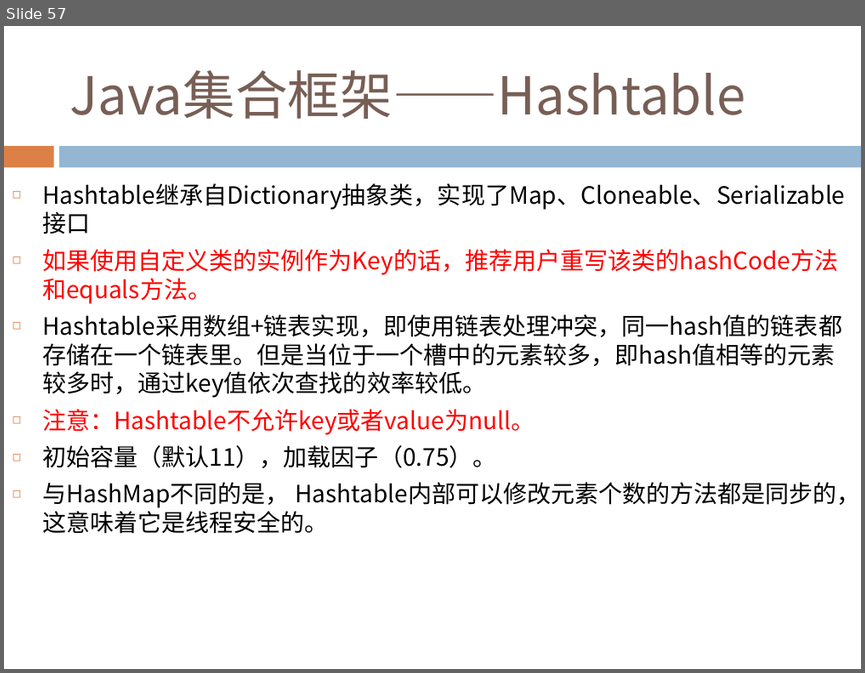
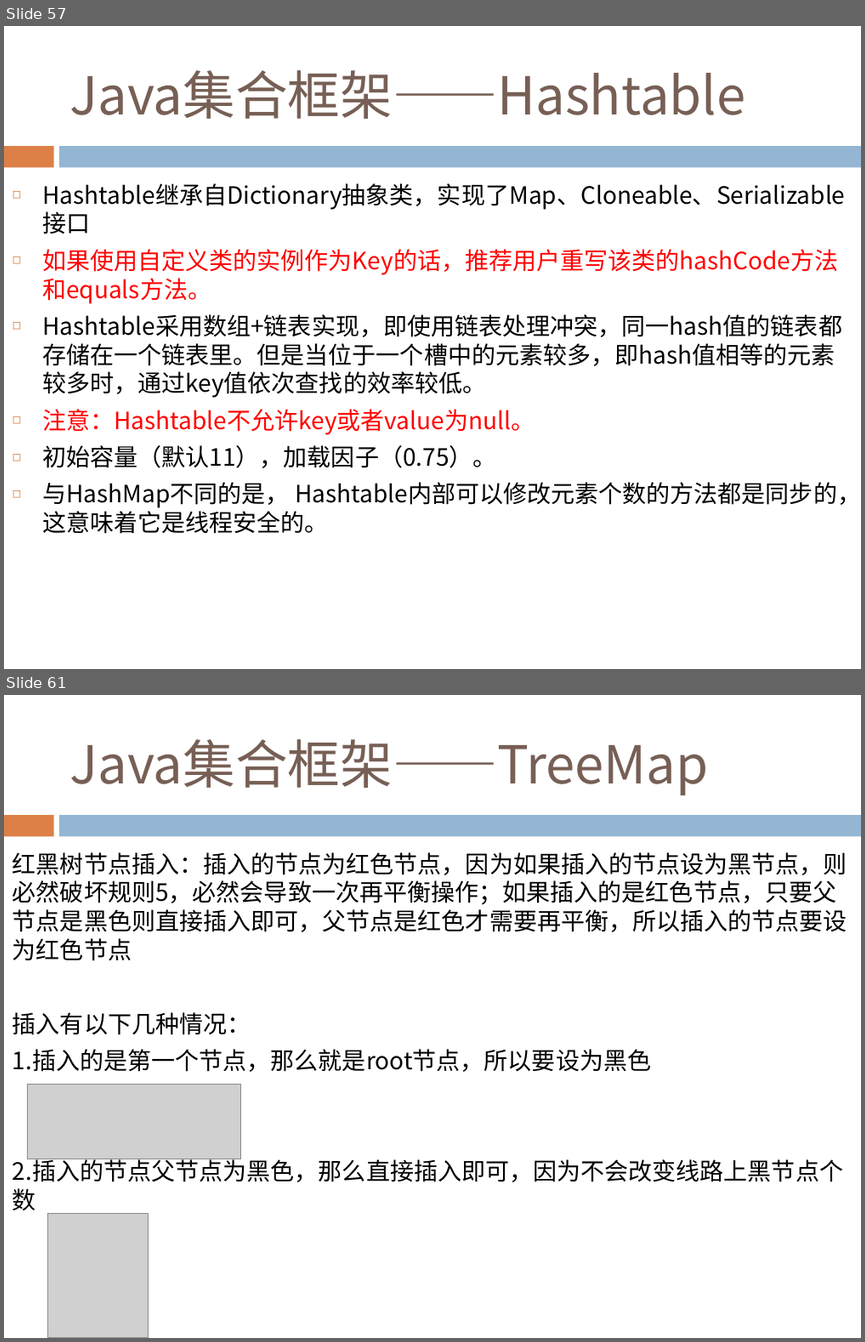
Before and after one commit to Costriod/study, a slide deck: Java基础.pptx. Shown one above the other, each under a label of ours: slide 57 before the commit, slides 57 and 61 after it; the slides between them are not shown. The pictures are 865x673 and 865x1342 pixels, drawn with LibreOffice and Linux fonts; fonts in the diff are those of the drawing; grey boxes stand for pictures. Boxes give left, top, right and bottom in pixels: in the first picture for what was removed or moved away, otherwise in the second. Text is boxed around its words. In the diff, an @@ line names an element or a change of style, - is before the commit and + after.

Commit message:
加入TreeMap红黑树

```diff
--- a/Java基础.pptx
+++ b/Java基础.pptx
@@ slide 61 added at box(4, 695, 861, 1338), background #FFFFFF; not listed: 2 template elements that a slide beside it also shows @@
@@ title added at box(69, 739, 708, 795), 44 pt, text #775F55 @@
+Java集合框架——TreeMap
@@ text added at box(12, 852, 847, 1210), 20 pt, text #000000 @@
+红黑树节点插入：插入的节点为红色节点，因为如果插入的节点设为黑节点，则必然破坏规则5，必然会导致一次再平衡操作；如果插入的是红色节点，只要父节点是黑色则直接插入即可，父节点是红色才需要再平衡，所以插入的节点要设为红色节点
+插入有以下几种情况：
+1.插入的是第一个节点，那么就是root节点，所以要设为黑色
+2.插入的节点父节点为黑色，那么直接插入即可，因为不会改变线路上黑节点个数
@@ picture added at box(28, 1084, 241, 1159) @@
@@ picture added at box(47, 1213, 148, 1338) @@
```
Also in this commit, not shown: 2 slides changed, 11 other slides added.
